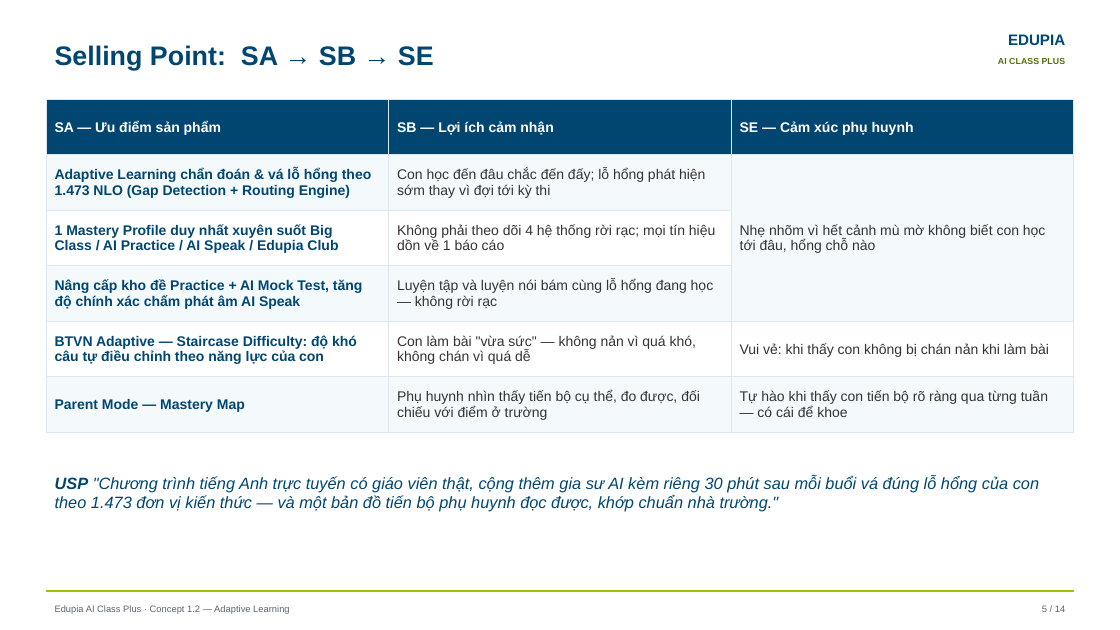
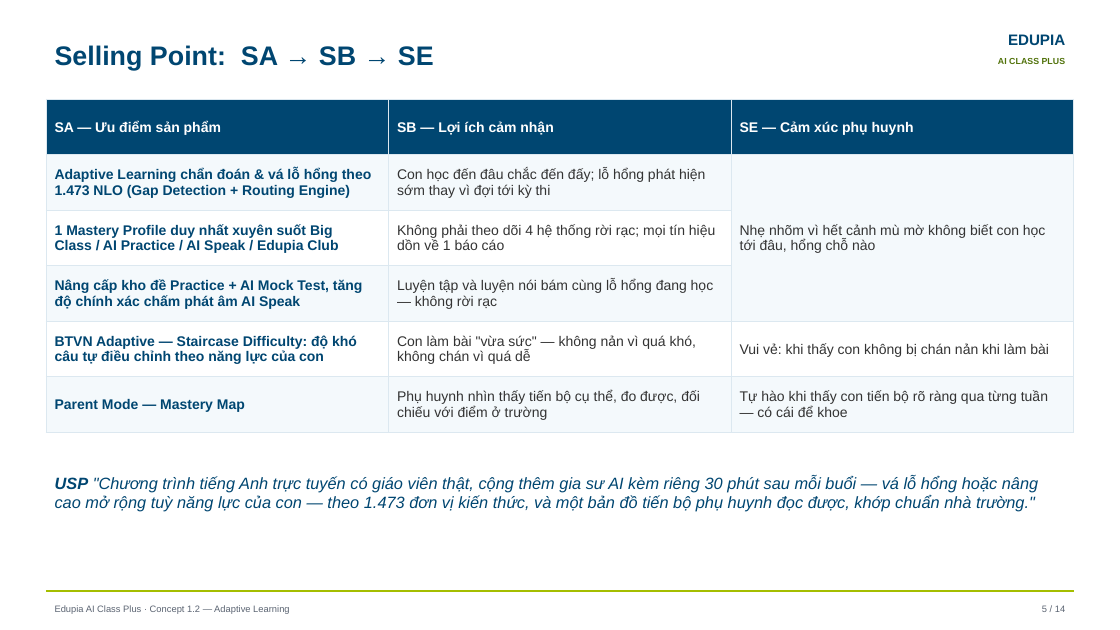
Before and after one commit to landangedupia/edupia-product, a slide deck: slide 9 of 03_product/concepts/AI-Class-Plus-concept-1.2-slide-deck-product-dev-2026-09-04-final.pptx. Drawn at 1120x630 pixels with LibreOffice and Linux fonts; fonts in the diff are those of the drawing. Boxes give left, top, right and bottom in pixels: in the first picture for what was removed or moved away, otherwise in the second. Text is boxed around its words. In the diff, an @@ line names an element or a change of style, - is before the commit and + after.

```diff
--- a/03_product/concepts/AI-Class-Plus-concept-1.2-slide-deck-product-dev-2026-09-04-final.pptx
+++ b/03_product/concepts/AI-Class-Plus-concept-1.2-slide-deck-product-dev-2026-09-04-final.pptx
@@ text at box(55, 475, 1038, 512): text changed @@
-USP "Chương trình tiếng Anh trực tuyến có giáo viên thật, cộng thêm gia sư AI kèm riêng 30 phút sau mỗi buổi vá đúng lỗ hổng của con theo 1.473 đơn vị kiến thức — và một bản đồ tiến bộ phụ huynh đọc được, khớp chuẩn nhà trường."
+USP "Chương trình tiếng Anh trực tuyến có giáo viên thật, cộng thêm gia sư AI kèm riêng 30 phút sau mỗi buổi — vá lỗ hổng hoặc nâng cao mở rộng tuỳ năng lực của con — theo 1.473 đơn vị kiến thức, và một bản đồ tiến bộ phụ huynh đọc được, khớp chuẩn nhà trường."
```
Also in this commit, not shown: 2 other slides changed, 6 other files.
